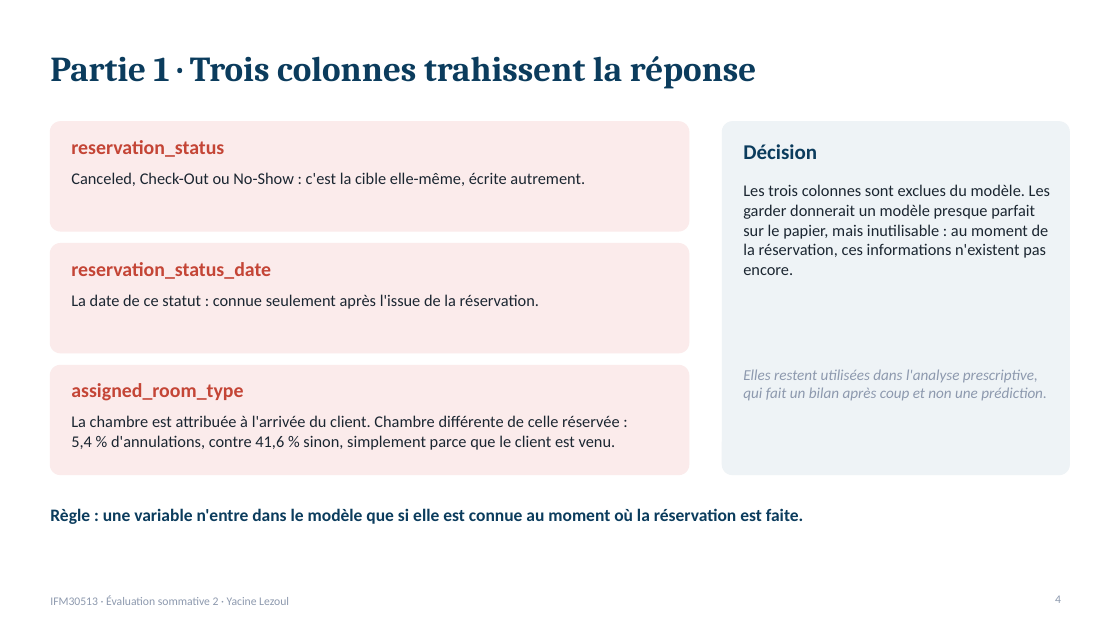
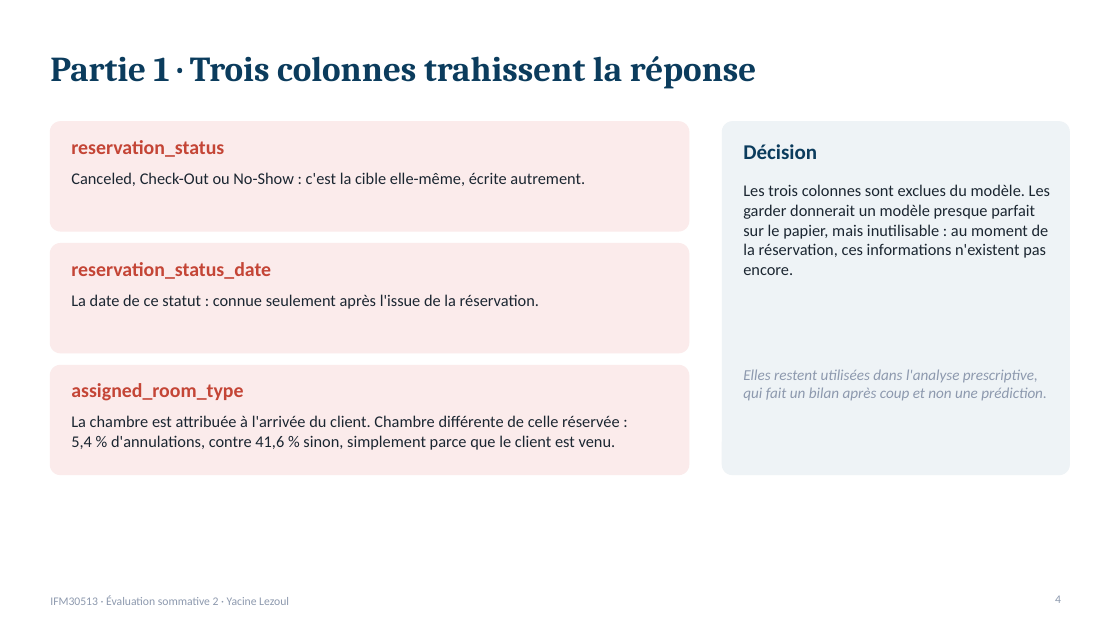
Before and after one commit to lezoul/hotel-cancellation-pipeline, a slide deck: slide 4 of reports/presentation_annulations.pptx. Drawn at 1120x630 pixels with LibreOffice and Linux fonts; fonts in the diff are those of the drawing. Boxes give left, top, right and bottom in pixels: in the first picture for what was removed or moved away, otherwise in the second. Text is boxed around its words. In the diff, an @@ line names an element or a change of style, - is before the commit and + after.

```diff
--- a/reports/presentation_annulations.pptx
+++ b/reports/presentation_annulations.pptx
@@ text removed at (50, 508, 803, 524) @@
-Règle : une variable n'entre dans le modèle que si elle est connue au moment où la réservation est faite.
```
Also in this commit, not shown: 11 other slides changed, 1 other file.
